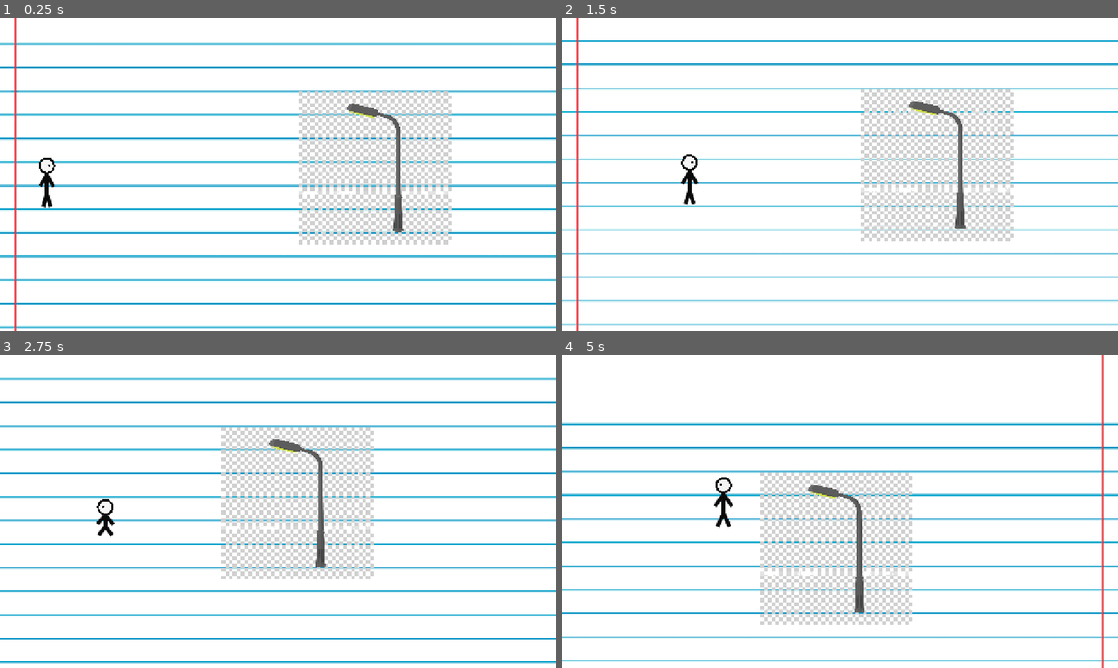
Above: before the commit, frames 1-4 (two rows, left to right).
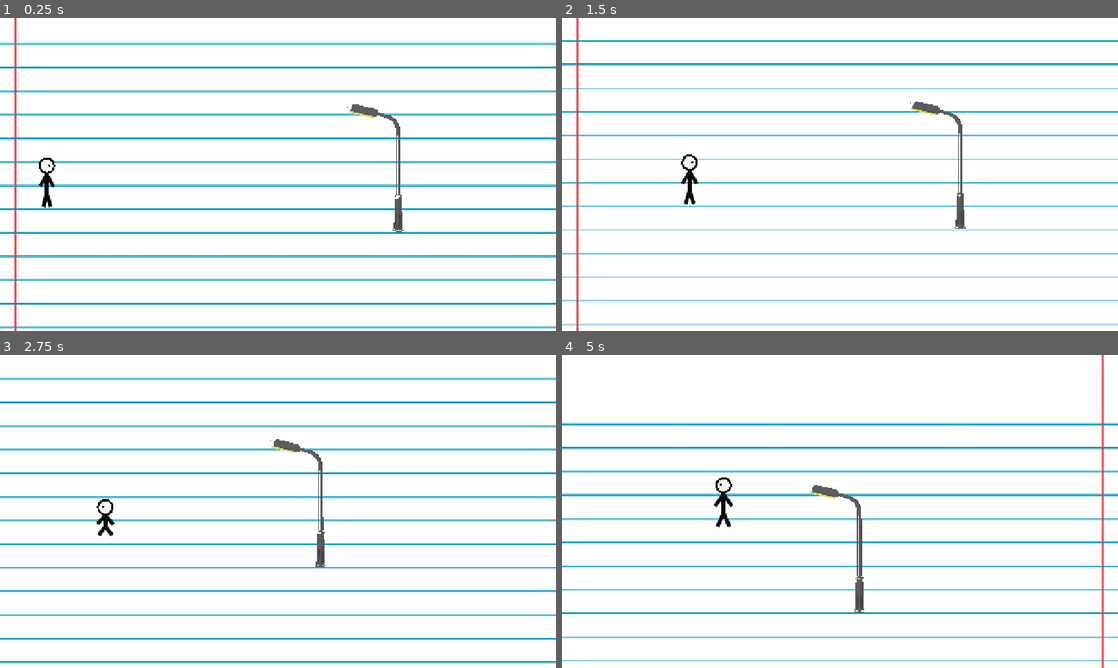
Above: after the commit, the same moments.

Repository: zamuuk13-sketch/TRY-HACKING-ME-NEW-
Game: Godot game, scene res://scenes/main.tscn
Same seed, same stepped clock (60 frames per second), same inputs: the game is played once before the commit and once after it.
Inputs:
- Up to frame 1 (0.25 s): no input
- Up to frame 2 (1.5 s): hold C (crouch) 0.53-1.28 s; hold D (move_right) from 0.53 s (still down); tap Space (jump) at 0.77 s; tap Shift at 1.35 s
- Up to frame 3 (2.75 s): tap Space (jump) at 1.52 s; release D (move_right) at 2.03 s; hold A (move_left) from 2.03 s (still down); hold C (crouch) from 2.03 s (still down)
- Up to frame 4 (5 s): release A (move_left) at 2.78 s; release C (crouch) at 2.78 s; hold D (move_right) 2.78-4.28 s; tap Shift at 2.85, 4.35 s; tap Space (jump) at 3.02, 3.77, 4.52 s; hold C (crouch) 3.53-4.28 s; hold A (move_left) from 4.28 s (still down)

The runs differ from the first frame. In frame 1, 6.6% of the frame differs, in the area x 53-82%, y 23-73%; in frame 2, 6.6%; in frame 3, 6.5%; in frame 4, 6.5%.

Commit message:
Tighten pole collision and add left wall

Diff:
--- a/scenes/main.tscn
+++ b/scenes/main.tscn
@@ -10,13 +10,31 @@
 size = Vector2(1280, 80)
 
 [sub_resource type="RectangleShape2D" id="Rectangle_pole"]
-size = Vector2(44, 150)
+size = Vector2(28, 190)
 
 [sub_resource type="RectangleShape2D" id="Rectangle_exit"]
 size = Vector2(40, 160)
 
+[sub_resource type="RectangleShape2D" id="Rectangle_left_boundary"]
+size = Vector2(40, 720)
+
 [sub_resource type="Shader" id="Shader_pole_no_bg"]
-code = "shader_type canvas_item;\n\nvoid fragment() {\n    vec4 c = texture(TEXTURE, UV);\n    float white = min(min(c.r, c.g), c.b);\n    float saturation = max(max(c.r, c.g), c.b) - white;\n    if (white > 0.90 && saturation < 0.12) {\n        discard;\n    }\n    COLOR = c;\n}"
+code = "shader_type canvas_item;
+
+void fragment() {
+    vec4 c = texture(TEXTURE, UV);
+    float max_channel = max(max(c.r, c.g), c.b);
+    float min_channel = min(min(c.r, c.g), c.b);
+    float saturation = max_channel - min_channel;
+    float luminance = dot(c.rgb, vec3(0.299, 0.587, 0.114));
+
+    // Remove both the white and the classic light-gray checker/background dots.
+    if (saturation < 0.14 && luminance > 0.38) {
+        discard;
+    }
+
+    COLOR = c;
+}"
 
 [sub_resource type="ShaderMaterial" id="ShaderMaterial_pole_no_bg"]
 shader = SubResource("Shader_pole_no_bg")
@@ -58,7 +76,16 @@
 texture_filter = 1
 
 [node name="CollisionShape2D" type="CollisionShape2D" parent="World/Level01/Environment/StreetPole_07"]
+position = Vector2(0, -15)
 shape = SubResource("Rectangle_pole")
+
+[node name="LeftBoundary" type="StaticBody2D" parent="World/Level01"]
+position = Vector2(20, 360)
+metadata/runtime_path = "World.Level01.LeftBoundary"
+metadata/description = "Barreira invisível que impede o jogador de sair pela lateral esquerda da fase."
+
+[node name="CollisionShape2D" type="CollisionShape2D" parent="World/Level01/LeftBoundary"]
+shape = SubResource("Rectangle_left_boundary")
 
 [node name="Level01Exit" type="Area2D" parent="World/Level01"]
 position = Vector2(1180, 350)
Not shown: 1 places in scenes/main.tscn that only renumber resources
